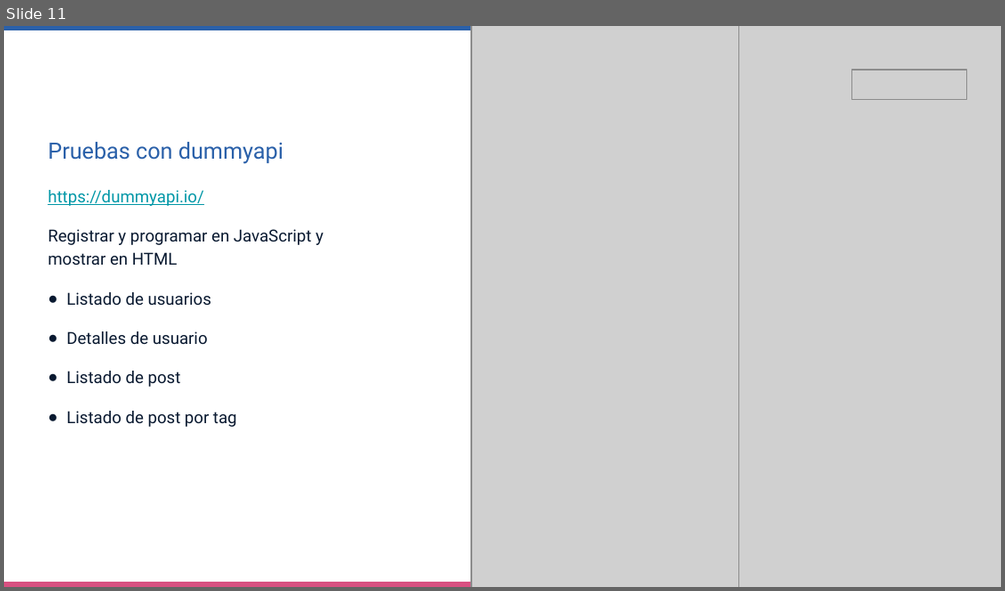
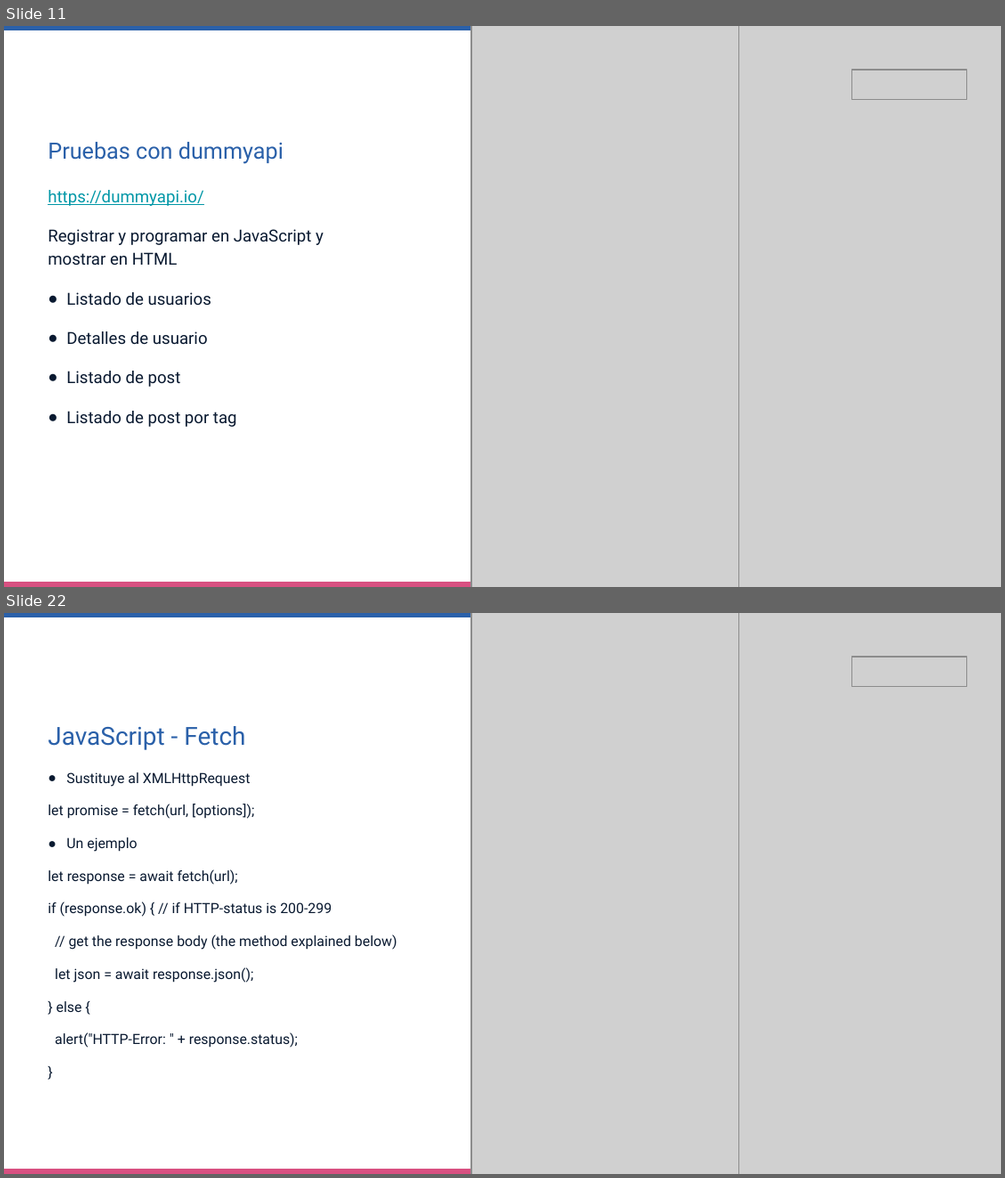
Before and after one commit to daaniad/jsAvanzado, a slide deck: 20221112_JavaScript_Avanzado_Promo3.pptx. Shown one above the other, each under a label of ours: slide 11 before the commit, slides 11 and 22 after it; the slides between them are not shown. The pictures are 1005x591 and 1005x1178 pixels, drawn with LibreOffice and Linux fonts; fonts in the diff are those of the drawing; grey boxes stand for pictures; background and template pictures are left out. Boxes give left, top, right and bottom in pixels: in the first picture for what was removed or moved away, otherwise in the second. Text is boxed around its words. In the diff, an @@ line names an element or a change of style, - is before the commit and + after.

```diff
--- a/20221112_JavaScript_Avanzado_Promo3.pptx
+++ b/20221112_JavaScript_Avanzado_Promo3.pptx
@@ slide 22 added at (x1=4, y1=613, x2=1001, y2=1174), background #FFFFFF; not listed: 2 template elements that a slide beside it also shows @@
@@ picture added at (x1=471, y1=613, x2=738, y2=1174) @@
@@ picture added at (x1=738, y1=613, x2=1001, y2=1174) @@
@@ picture added at (x1=852, y1=657, x2=967, y2=687) @@
@@ title added at (x1=48, y1=726, x2=245, y2=750), 18 pt, text #2A60A9 @@
+JavaScript - Fetch
@@ text added at (x1=48, y1=772, x2=397, y2=1047), 10.2 pt, text #091930 @@
+● Sustituye al XMLHttpRequest
+let promise = fetch(url, [options]);
+● Un ejemplo
+let response = await fetch(url);
+if (response.ok) { // if HTTP-status is 200-299
+// get the response body (the method explained below)
+let json = await response.json();
+} else {
+alert("HTTP-Error: " + response.status);
+}
```
Also in this commit, not shown: 11 other slides added.
